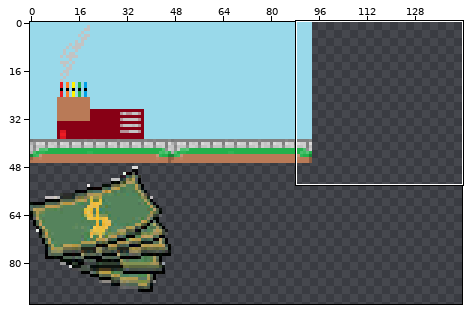
File history of a sprite sheet, spritesheet.png. Above: a wide view before the commit, with the close-up outlined.
Close-up. Before the edit:
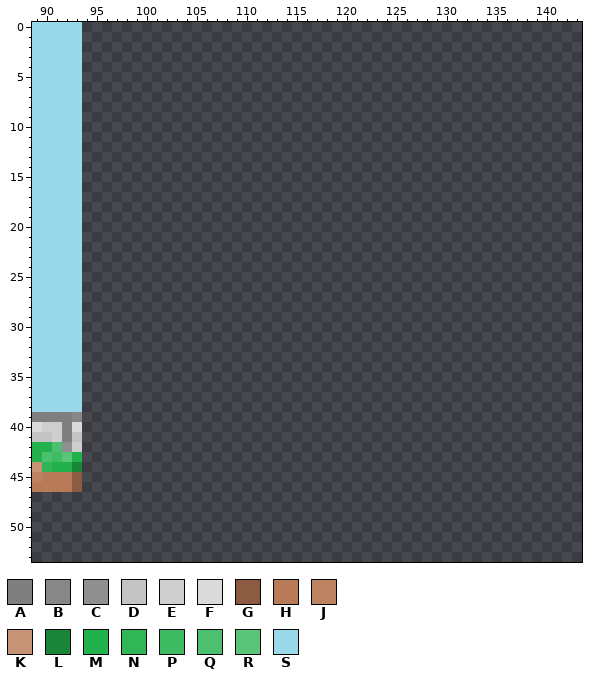
The file is 144x144 pixels. Colours within 5 levels of each other are drawn and written as one. Shown: x 89..143, y 0..53. The wide view leaves out empty margins. The commit also changed other parts of the picture, which this record leaves out.
Palette (. is transparent): A #7f7f7f  B #878787  C #8f8f8f  D #c3c3c3  E #cecece  F #dadada  G #8b5c41  H #b97a57  J #bd8262  K #c69377  L #1a8539  M #22b14c  N #30b657  P #3ebb63  Q #4cc06e  R #5ac579  S #99d9ea
Pixels before (only the part around the change), first column x 89:
 0 SSSSS..................................................
 1 SSSSS..................................................
 2 SSSSS..................................................
 3 SSSSS..................................................
 4 SSSSS..................................................
 5 SSSSS..................................................
 6 SSSSS..................................................
 7 SSSSS..................................................
 8 SSSSS..................................................
 9 SSSSS..................................................
10 SSSSS..................................................
11 SSSSS..................................................
12 SSSSS..................................................
13 SSSSS..................................................
14 SSSSS..................................................
15 SSSSS..................................................
16 SSSSS..................................................
17 SSSSS..................................................
18 SSSSS..................................................
19 SSSSS..................................................
20 SSSSS..................................................
21 SSSSS..................................................
22 SSSSS..................................................
23 SSSSS..................................................
24 SSSSS..................................................
25 SSSSS..................................................
26 SSSSS..................................................
27 SSSSS..................................................
28 SSSSS..................................................
29 SSSSS..................................................
30 SSSSS..................................................
31 SSSSS..................................................
32 SSSSS..................................................
33 SSSSS..................................................
34 SSSSS..................................................
35 SSSSS..................................................
36 SSSSS..................................................
37 SSSSS..................................................
38 SSSSS..................................................
39 AAAAB..................................................
40 FEEAF..................................................
41 DDEAD..................................................
42 MMQCE..................................................
43 MQPRM..................................................
44 KNMML..................................................
45 JHHHG..................................................
46 HHHHG..................................................
47 .......................................................
48 .......................................................
49 .......................................................
50 .......................................................
51 .......................................................
52 .......................................................
New version:
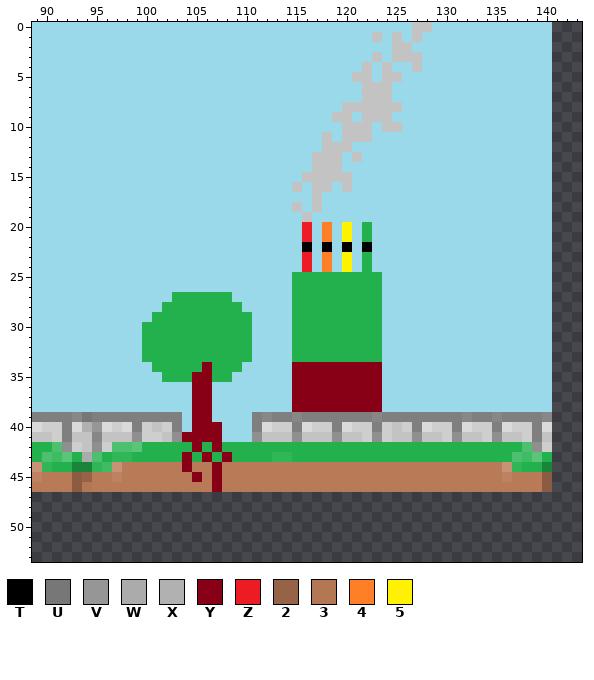
Colours new in this view: T #000000  U #777777  V #969696  W #ababab  X #b1b1b1  Y #880015  Z #ed1c24  2 #966347  3 #b37754  4 #ff7f27  5 #fff200
From old to new:
Changed rows in their new state; - is an unchanged pixel.
first column x 94:
 0 SSSSSSSSSSSSSSSSSSSSSSSSSSSSSSSSSDDSSSSSSSSSSSS
 1 SSSSSSSSSSSSSSSSSSSSSSSSSSSSSDSDSDSSSSSSSSSSSSS
 2 SSSSSSSSSSSSSSSSSSSSSSSSSSSSSSSDDSSSSSSSSSSSSSS
 3 SSSSSSSSSSSSSSSSSSSSSSSSSSSSSDSDDDSSSSSSSSSSSSS
 4 SSSSSSSSSSSSSSSSSSSSSSSSSSSSDSDSSDSSSSSSSSSSSSS
 5 SSSSSSSSSSSSSSSSSSSSSSSSSSSDDSDDSSSSSSSSSSSSSSS
 6 SSSSSSSSSSSSSSSSSSSSSSSSSSSSDDDSSSSSSSSSSSSSSSS
 7 SSSSSSSSSSSSSSSSSSSSSSSSSSSSDDDSSSSSSSSSSSSSSSS
 8 SSSSSSSSSSSSSSSSSSSSSSSSSSDDDDDDSSSSSSSSSSSSSSS
 9 SSSSSSSSSSSSSSSSSSSSSSSSSDDSDDDSSSSSSSSSSSSSSSS
10 SSSSSSSSSSSSSSSSSSSSSSSSSSDDDSDDSSSSSSSSSSSSSSS
11 SSSSSSSSSSSSSSSSSSSSSSSSDSDDDSSSSSSSSSSSSSSSSSS
12 SSSSSSSSSSSSSSSSSSSSSSSSDDDSSSSSSSSSSSSSSSSSSSS
13 SSSSSSSSSSSSSSSSSSSSSSSDDDSDSSSSSSSSSSSSSSSSSSS
14 SSSSSSSSSSSSSSSSSSSSSSSDDDSSSSSSSSSSSSSSSSSSSSS
15 SSSSSSSSSSSSSSSSSSSSSSDDDDDSSSSSSSSSSSSSSSSSSSS
16 SSSSSSSSSSSSSSSSSSSSSDSDDSDSSSSSSSSSSSSSSSSSSSS
17 SSSSSSSSSSSSSSSSSSSSSSSDSSSSSSSSSSSSSSSSSSSSSSS
18 SSSSSSSSSSSSSSSSSSSSSDSDSSSSSSSSSSSSSSSSSSSSSSS
19 SSSSSSSSSSSSSSSSSSSSSSDSSSSSSSSSSSSSSSSSSSSSSSS
20 SSSSSSSSSSSSSSSSSSSSSSZS4S5SMSSSSSSSSSSSSSSSSSS
21 SSSSSSSSSSSSSSSSSSSSSSZS4S5SMSSSSSSSSSSSSSSSSSS
22 SSSSSSSSSSSSSSSSSSSSSSTSTSTSTSSSSSSSSSSSSSSSSSS
23 SSSSSSSSSSSSSSSSSSSSSSZS4S5SMSSSSSSSSSSSSSSSSSS
24 SSSSSSSSSSSSSSSSSSSSSSZS4S5SMSSSSSSSSSSSSSSSSSS
25 SSSSSSSSSSSSSSSSSSSSSMMMMMMMMMSSSSSSSSSSSSSSSSS
26 SSSSSSSSSSSSSSSSSSSSSMMMMMMMMMSSSSSSSSSSSSSSSSS
27 SSSSSSSSSMMMMMMSSSSSSMMMMMMMMMSSSSSSSSSSSSSSSSS
28 SSSSSSSSMMMMMMMMSSSSSMMMMMMMMMSSSSSSSSSSSSSSSSS
29 SSSSSSSMMMMMMMMMMSSSSMMMMMMMMMSSSSSSSSSSSSSSSSS
30 SSSSSSMMMMMMMMMMMSSSSMMMMMMMMMSSSSSSSSSSSSSSSSS
31 SSSSSSMMMMMMMMMMMSSSSMMMMMMMMMSSSSSSSSSSSSSSSSS
32 SSSSSSMMMMMMMMMMMSSSSMMMMMMMMMSSSSSSSSSSSSSSSSS
33 SSSSSSMMMMMMMMMMMSSSSMMMMMMMMMSSSSSSSSSSSSSSSSS
34 SSSSSSSMMMMMYMMMSSSSSYYYYYYYYYSSSSSSSSSSSSSSSSS
35 SSSSSSSSMMMYYMMSSSSSSYYYYYYYYYSSSSSSSSSSSSSSSSS
36 SSSSSSSSSSSYYSSSSSSSSYYYYYYYYYSSSSSSSSSSSSSSSSS
37 SSSSSSSSSSSYYSSSSSSSSYYYYYYYYYSSSSSSSSSSSSSSSSS
38 SSSSSSSSSSSYYSSSSSSSSYYYYYYYYYSSSSSSSSSSSSSSSSS
39 UAAAAAAAAASYYSSSSABAABAAAAAAABAAAAAAAABAABAAAAB
40 XVFEFAEDEASYYYSSSAFEEAFEEAFEEAEDEAFEEAFEEAFEEAF
41 DBDDDCEEDCYYYYSSSCDDDCDDDCDDECEDDCDDECDDECDDEAD
42 DCEQQRMMMMMYMYMMMMMMMMMMMMMMMMMMMMMMMMMMMMMMQCE
43 WQMNNMMMMMYMYMYMMMMNNMMMMMMMMMMMMMMMMMMMMMMQPRM
44 LNPKHHHHHHYHHYHHHHHHHHHHHHHHHHHHHHHHHHHHHHKNMML
45 2HHJHHHHHHHYHYHHHHHHHHHHHHHHHHHHHHHHHHHHHHJHHHG
46 3HHHHHHHHHHHHYHHHHHHHHHHHHHHHHHHHHHHHHHHHHHHHHG
Changed places in both close-ups, as pixel boxes (x1, y1, x2, y2):
added: (82, 22, 552, 492)
